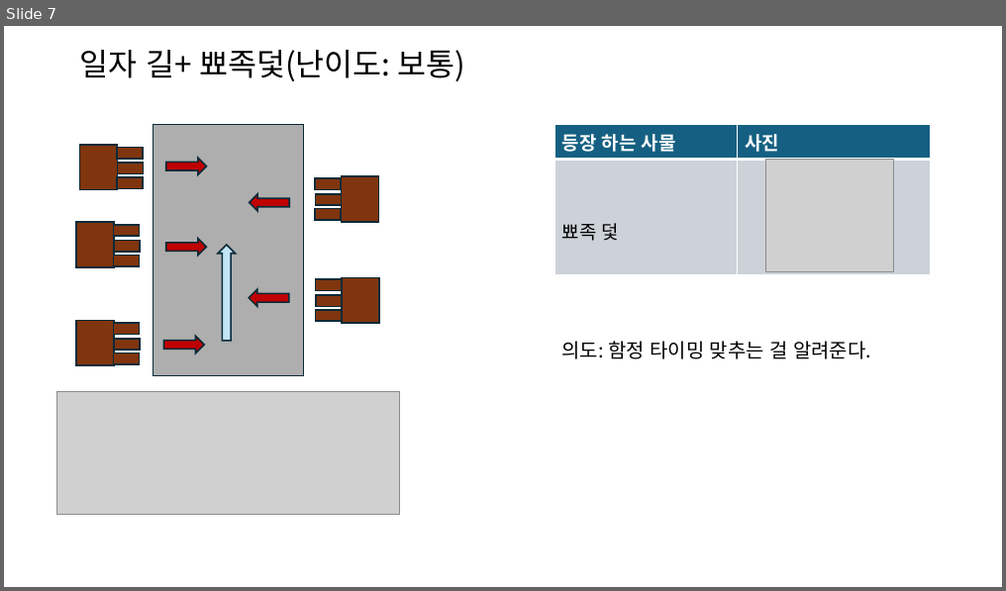
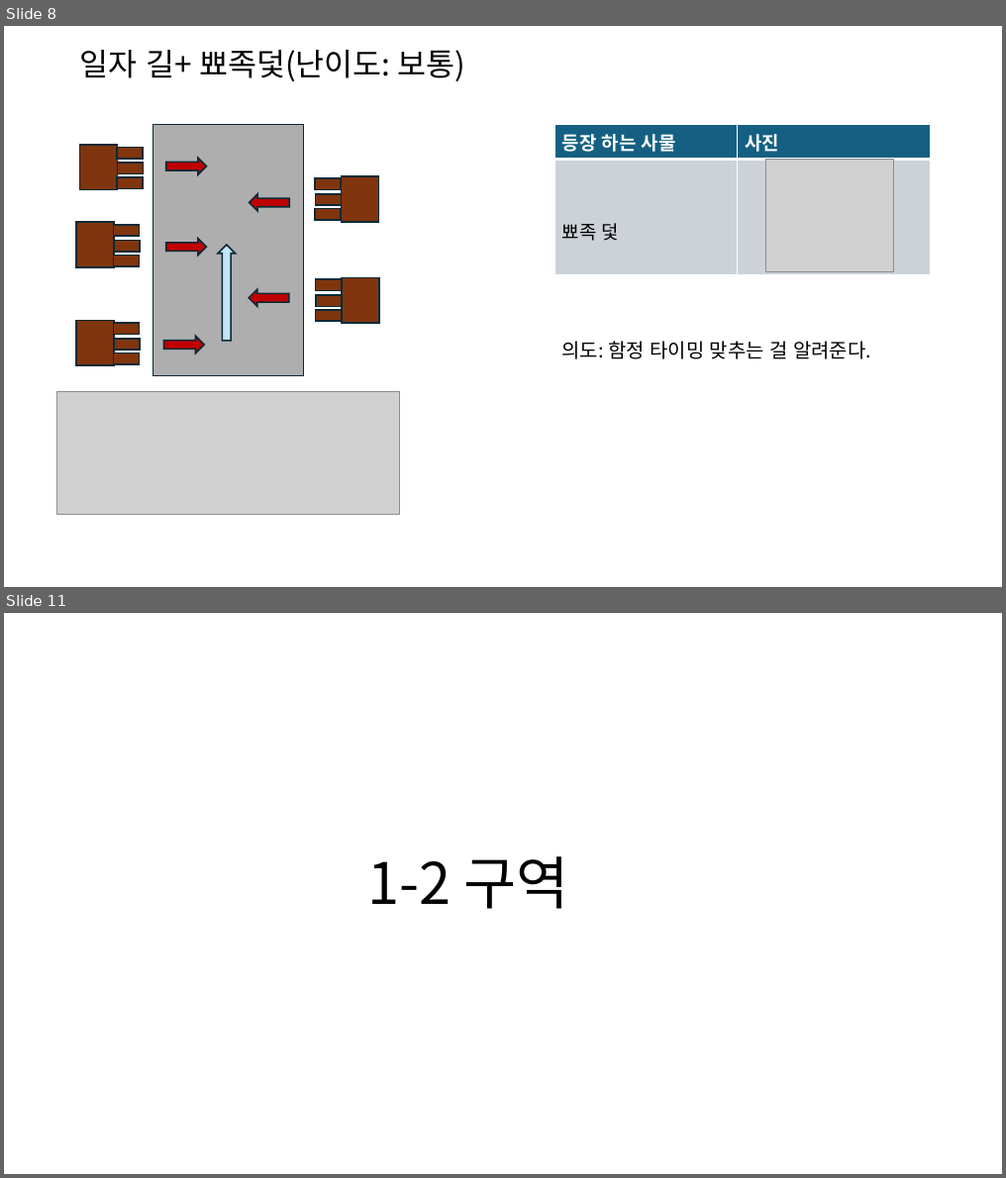
Before and after one commit to Taehyeon88/Team7_SupperUp, a slide deck: 레벨 디자인 기획서/Supper Up 레벨 만들기.pptx. Shown one above the other, each under a label of ours: slide 7 before the commit, slides 8 and 11 after it; the slides between them are not shown. The pictures are 1006x591 and 1006x1178 pixels, drawn with LibreOffice and Linux fonts; fonts in the diff are those of the drawing; grey boxes stand for pictures. Boxes give left, top, right and bottom in pixels: in the first picture for what was removed or moved away, otherwise in the second. Text is boxed around its words. In the diff, an @@ line names an element or a change of style, - is before the commit and + after.

Commit message:
[feat] 1-2구역 기획 완료

```diff
--- a/레벨 디자인 기획서/Supper Up 레벨 만들기.pptx
+++ b/레벨 디자인 기획서/Supper Up 레벨 만들기.pptx
@@ slide 11 added at bbox=[4, 613, 1002, 1174], background #FFFFFF @@
@@ text added at bbox=[368, 857, 569, 909], 55 pt, text #000000 @@
+1-2 구역
@@ what was slide 7 is now slide 8 @@
```
Also in this commit, not shown: 1 slide changed, 10 other slides added.
